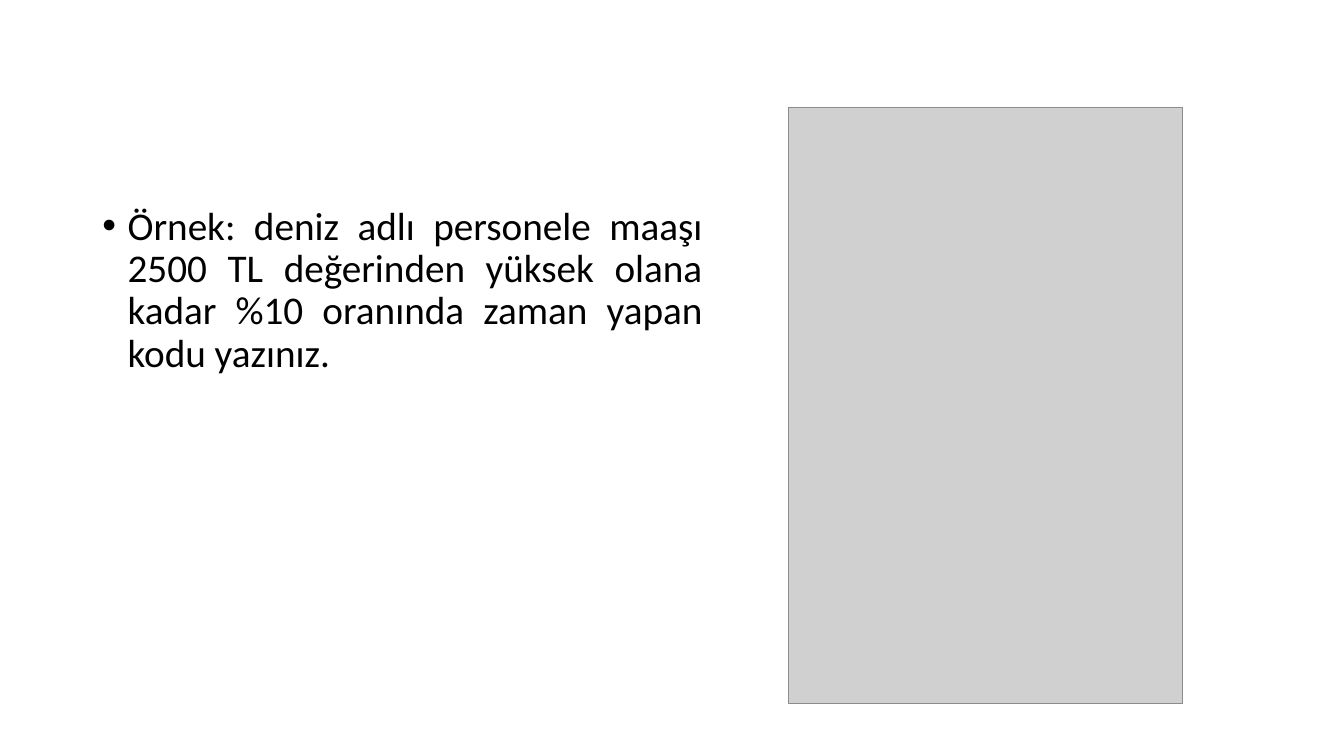
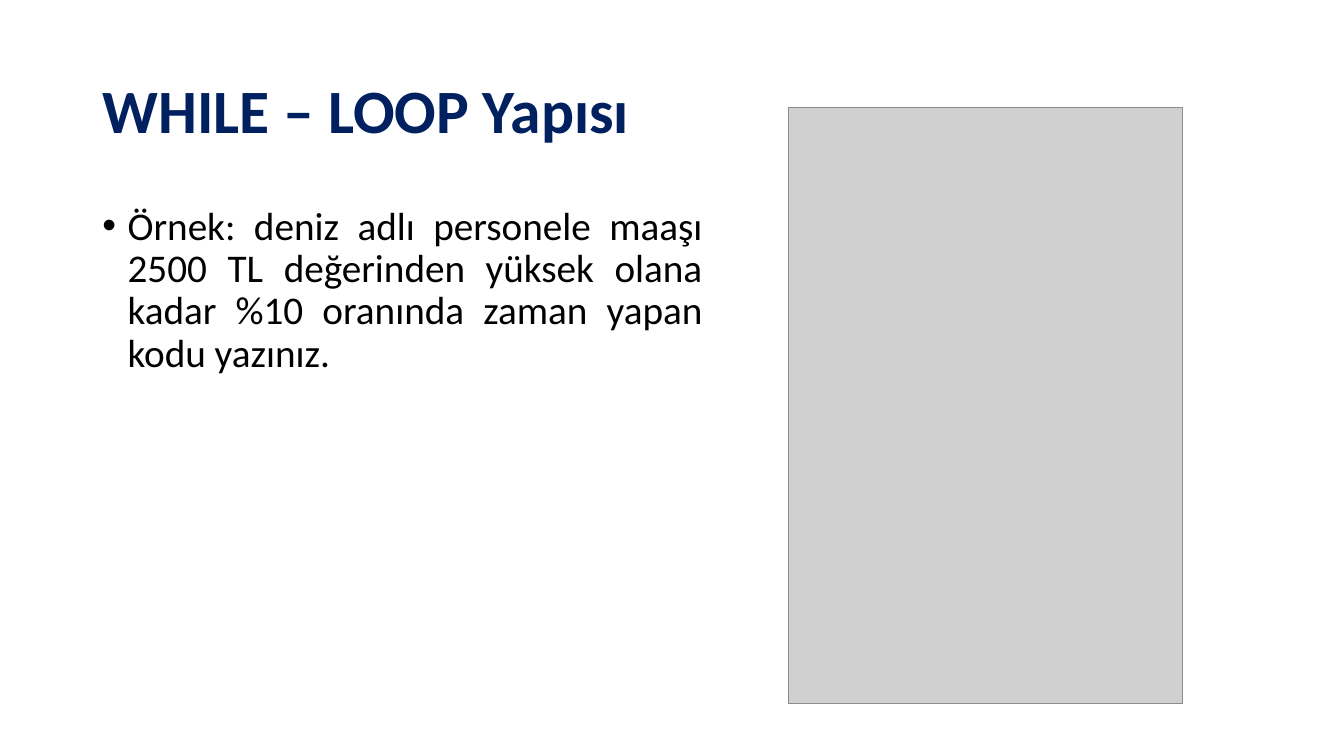
Before and after one commit to SevdanurGENC/Oracle-DB-SQL-Developer-Lecture-Notes, a slide deck: slide 45 of Slides/Oracle DB & SQL Developer - Bolum IV.pptx. Drawn at 1344x756 pixels with LibreOffice and Linux fonts; fonts in the diff are those of the drawing; grey boxes stand for pictures. Boxes give left, top, right and bottom in pixels: in the first picture for what was removed or moved away, otherwise in the second. Text is boxed around its words. In the diff, an @@ line names an element or a change of style, - is before the commit and + after.

```diff
--- a/Slides/Oracle DB & SQL Developer - Bolum IV.pptx
+++ b/Slides/Oracle DB & SQL Developer - Bolum IV.pptx
@@ title added at [102, 92, 629, 143], 44 pt, text #002060, bold @@
+WHILE – LOOP Yapısı
```
Also in this commit, not shown: 13 other slides changed, 1 slide added, 1 slide removed, 2 other files.
